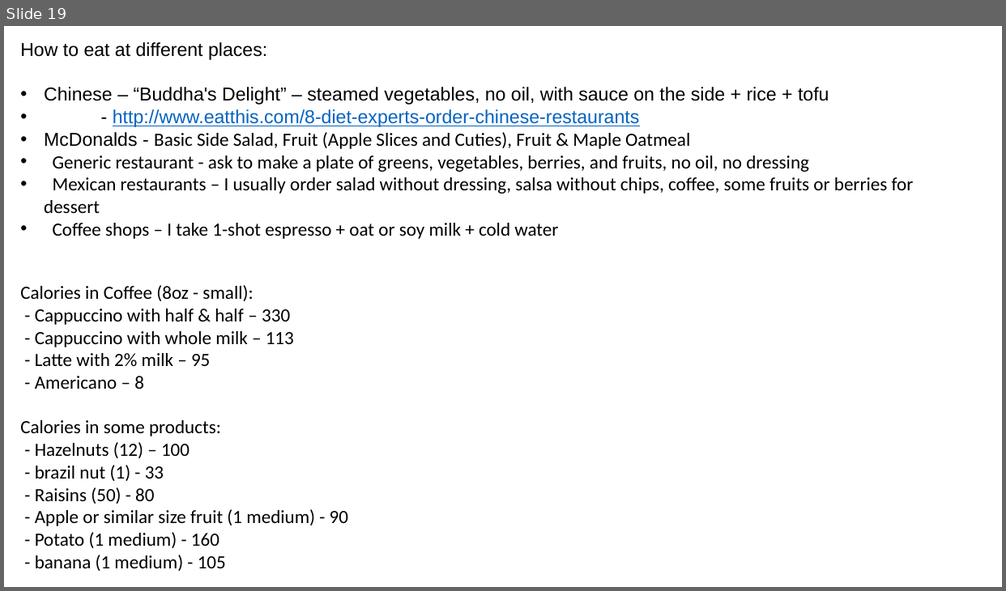
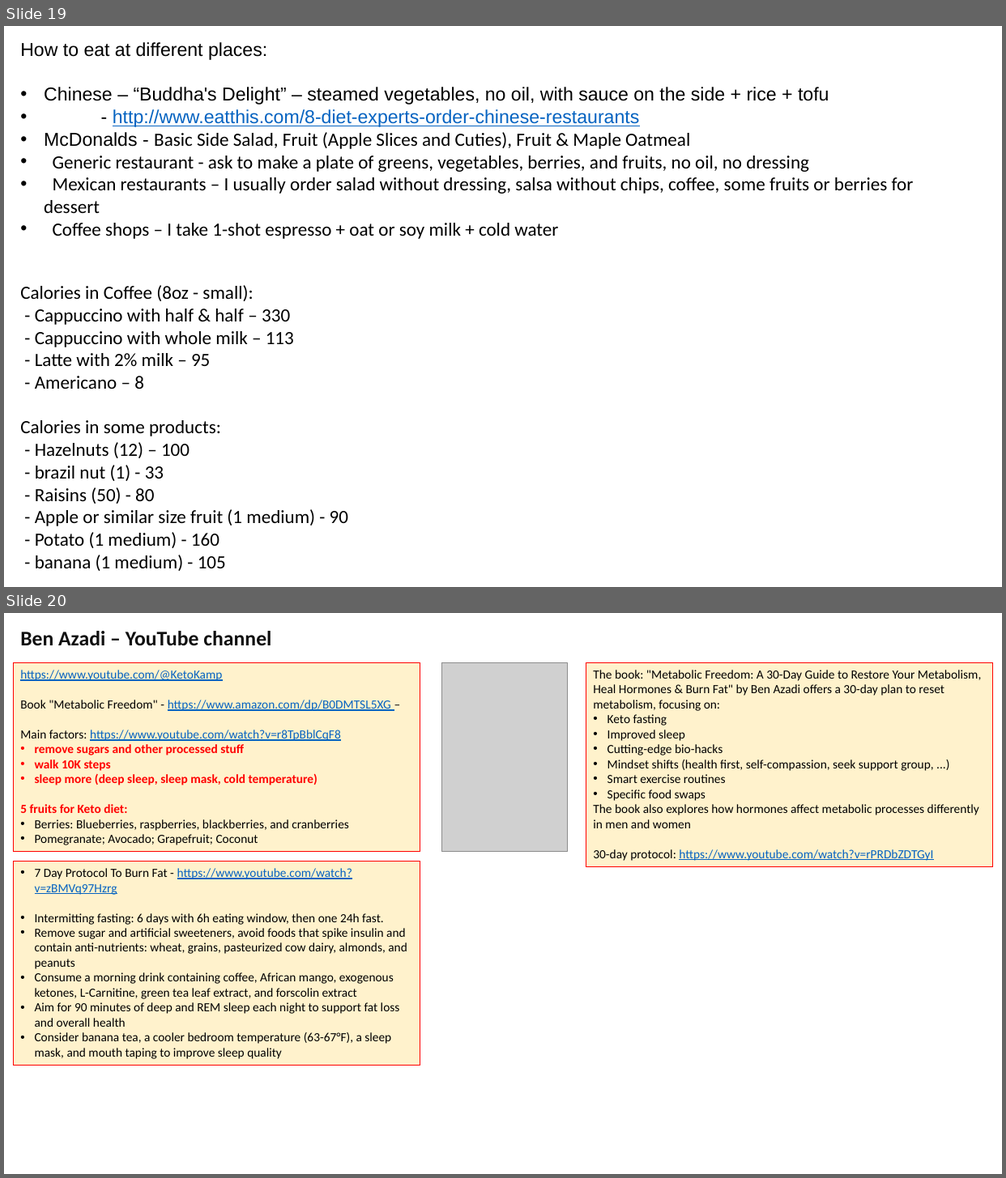
Before and after one commit to lselector/misc_life, a slide deck: _Life_Lose_Weight.pptx. Shown one above the other, each under a label of ours: slide 19 before the commit, slides 19 and 20 after it. The pictures are 1006x591 and 1006x1178 pixels, drawn with LibreOffice and Linux fonts; fonts in the diff are those of the drawing; grey boxes stand for pictures. Boxes give left, top, right and bottom in pixels: in the first picture for what was removed or moved away, otherwise in the second. Text is boxed around its words. In the diff, an @@ line names an element or a change of style, - is before the commit and + after.

```diff
--- a/_Life_Lose_Weight.pptx
+++ b/_Life_Lose_Weight.pptx
@@ slide 20 added at (4,613,1002,1174), background #FFFFFF @@
@@ text added at (20,631,271,646), 20 pt, text #0F0F0F, bold @@
+Ben Azadi – YouTube channel
@@ rectangle added at (13,662,420,851), fill #FFF2CC, outline #FF0000 0.75 pt, 12 pt, text #000000 @@
+https://www.youtube.com/@KetoKamp
+Book "Metabolic Freedom" - https://www.amazon.com/dp/B0DMTSL5XG –
+Main factors: https://www.youtube.com/watch?v=r8TpBblCqF8
+• remove sugars and other processed stuff
+• walk 10K steps
+• sleep more (deep sleep, sleep mask, cold temperature)
+5 fruits for Keto diet:
+• Berries: Blueberries, raspberries, blackberries, and cranberries
+• Pomegranate; Avocado; Grapefruit; Coconut
@@ picture added at (442,662,568,851) @@
@@ rectangle added at (586,662,993,867), fill #FFF2CC, outline #FF0000 0.75 pt, 12 pt, text #000000 @@
+The book: "Metabolic Freedom: A 30-Day Guide to Restore Your Metabolism, Heal Hormones & Burn Fat" by Ben Azadi offers a 30-day plan to reset metabolism, focusing on:
+• Keto fasting
+• Improved sleep
+• Cutting-edge bio-hacks
+• Mindset shifts (health first, self-compassion, seek support group, ...)
+• Smart exercise routines
+• Specific food swaps
+The book also explores how hormones affect metabolic processes differently in men and women
+30-day protocol: https://www.youtube.com/watch?v=rPRDbZDTGyI
@@ rectangle added at (13,862,420,1066), fill #FFF2CC, outline #FF0000 0.75 pt, 12 pt, text #000000 @@
+• 7 Day Protocol To Burn Fat - https://www.youtube.com/watch?v=zBMVq97Hzrg
+• Intermitting fasting: 6 days with 6h eating window, then one 24h fast.
+• Remove sugar and artificial sweeteners, avoid foods that spike insulin and contain anti-nutrients: wheat, grains, pasteurized cow dairy, almonds, and peanuts
+• Consume a morning drink containing coffee, African mango, exogenous ketones, L-Carnitine, green tea leaf extract, and forscolin extract
+• Aim for 90 minutes of deep and REM sleep each night to support fat loss and overall health
+• Consider banana tea, a cooler bedroom temperature (63-67°F), a sleep mask, and mouth taping to improve sleep quality
```
Also in this commit, not shown: 1 other file.
